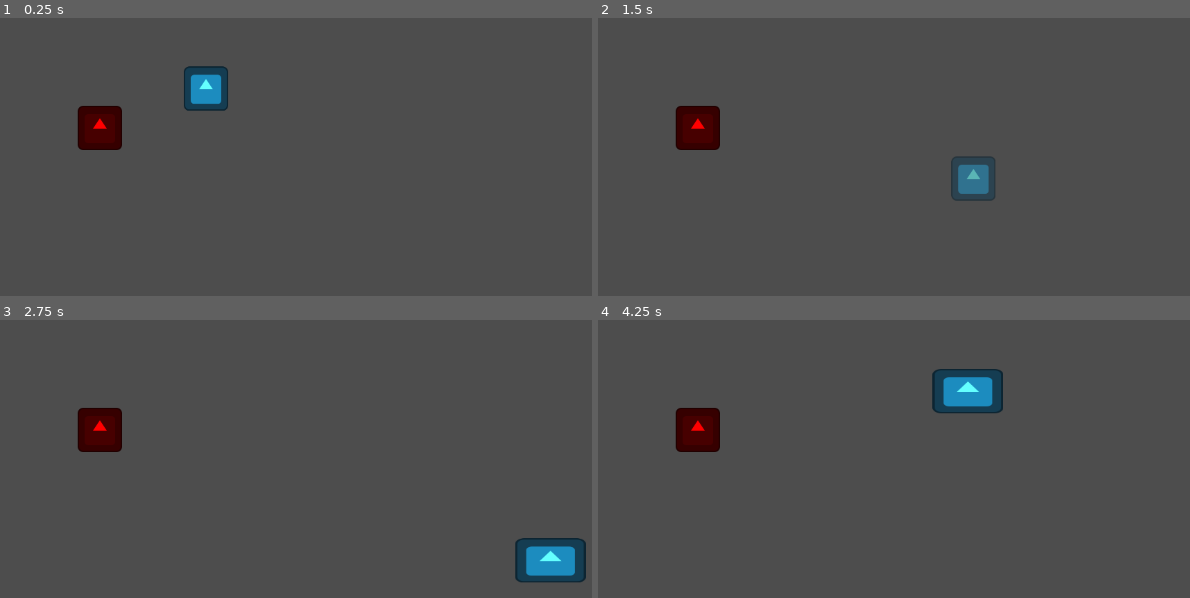
Above: before the commit, frames 1-4 (two rows, left to right).
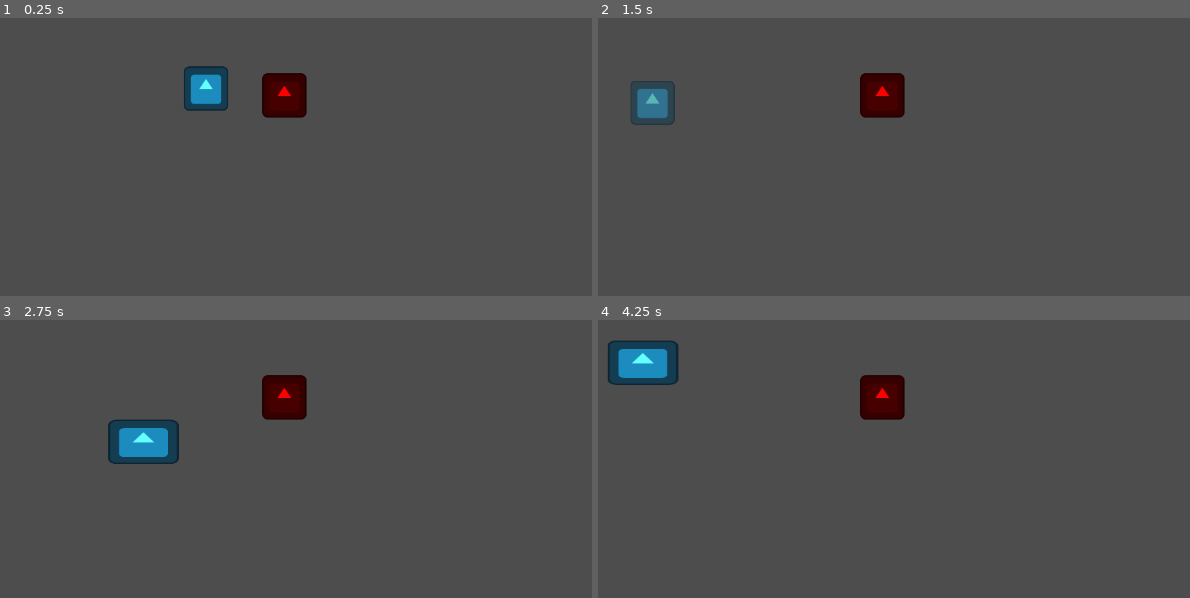
Above: after the commit, the same moments.

Repository: shafayatb/basic-2d-top-down-example
Game: Godot game, scene res://playground.tscn
Two runs of this game, one before a commit and one after it. Both use one fixed random seed, a clock stepped at 60 frames per second and the inputs below. The project has no main scene, so this scene is started directly. The engine's default icon, where the game draws it, is replaced by a stand-in: a white triangle on a blue panel in a dark square.
Inputs:
- Up to frame 1 (0.25 s): no input
- Up to frame 2 (1.5 s): tap Enter at 0.5 s; hold Right (ui_right) 0.53-1.28 s; tap Ctrl (Dash) at 0.6, 1.35 s; hold Down (ui_down) from 1.28 s (still down)
- Up to frame 3 (2.75 s): release Down (ui_down) at 2.03 s; hold Right (ui_right) from 2.03 s (still down); tap Ctrl (Dash) at 2.1 s
- Up to frame 4 (4.25 s): release Right (ui_right) at 2.78 s; hold Up (ui_up) 2.78-3.53 s; tap Ctrl (Dash) at 2.85, 3.6 s; hold Left (ui_left) from 3.53 s (still down)

The runs differ from the first frame. In frame 1, 2.4% of the frame differs, in the area x 13-52%, y 19-48%; in frame 2, 4.7%; in frame 3, 5.9%; in frame 4, 6.2%, in the area x 1-69%, y 7-48%.

Commit message:
6g. Moved knockback logic to its own state machine

Diff:
--- a/enemy.gd
+++ b/enemy.gd
@@ -6,7 +6,7 @@
 var speed: float = 180.0
 
 func _ready() -> void:
-	hit_area.body_entered.connect(hit)
+	hit_area.body_entered.connect(_hit)
 
 func _physics_process(delta: float) -> void:
 	pass
@@ -17,7 +17,8 @@
 		#move_and_slide()
 
 
-func hit(body: Node2D)-> void:
+func _hit(body: Node2D)-> void:
 	if body == player_node:
 		var knockback_direction = (body.global_position - global_position).normalized()
-		body.apply_knockback(knockback_direction, 150.0, 0.12)
+		body.knockback_state.apply_knockback(knockback_direction, 500.0, 0.55)
+		body.state_machine.change_state(StateTypes.State.KNOCKBACK)
--- /dev/null
+++ b/node_state_machine/knockback_state.gd
@@ -0,0 +1,25 @@
+extends State
+
+class_name KnockbackState
+
+const STATE_TYPE = StateTypes.State.KNOCKBACK
+
+var knockback: Vector2 = Vector2.ZERO
+var knockback_timer: float = 0.0
+
+var player: CharacterBody2D
+
+func enter():
+	player = state_machine.get_parent()
+
+func physics_update(delta: float):
+	player.velocity = knockback
+	knockback_timer -= delta
+	if knockback_timer <= 0.0:
+		knockback = Vector2.ZERO
+		state_machine.change_state(StateTypes.State.IDLE)
+	player.move_and_slide()
+
+func apply_knockback(direction: Vector2, force: float, knockback_duration: float) -> void:
+	knockback = direction * force
+	knockback_timer = knockback_duration
--- a/player/player.gd
+++ b/player/player.gd
@@ -3,24 +3,10 @@
 @onready var animation_tree: AnimationTree = $AnimationTree
 @onready var playback: AnimationNodeStateMachinePlayback = \
 	animation_tree.get("parameters/playback")
-
-var knockback: Vector2 = Vector2.ZERO
-var knockback_timer: float = 0.0
+@onready var state_machine: StateMachine = $StateMachine
+@onready var knockback_state: KnockbackState = $StateMachine/KnockbackState
 
 var input_direction: Vector2 = Vector2.ZERO
 
 func _ready() -> void:
 	animation_tree.active = true
-
-func _physics_process(delta: float) -> void:
-	if knockback_timer > 0.0:
-		velocity = knockback
-		knockback_timer -= delta
-		if knockback_timer <= 0.0:
-			knockback = Vector2.ZERO
-
-	move_and_slide()
-
-func apply_knockback(direction: Vector2, force: float, knockback_duration: float) -> void:
-	knockback = direction * force
-	knockback_timer = knockback_duration
--- a/player/player.tscn
+++ b/player/player.tscn
@@ -6,6 +6,7 @@
 [ext_resource type="Script" uid="uid://do8iluil3rmt2" path="res://node_state_machine/walk_state.gd" id="3_sweqy"]
 [ext_resource type="Script" uid="uid://cwere4u6usod4" path="res://node_state_machine/idle_state.gd" id="4_2hs0m"]
 [ext_resource type="Script" uid="uid://cbf6y3vxobj0e" path="res://node_state_machine/dash_state.gd" id="5_1jxqw"]
+[ext_resource type="Script" uid="uid://bvqyy13f111nq" path="res://node_state_machine/knockback_state.gd" id="7_boad6"]
 
 [sub_resource type="RectangleShape2D" id="RectangleShape2D_onrkg"]
 size = Vector2(130, 127)
@@ -49,6 +50,22 @@
 "values": [Color(0.39215687, 1, 1, 1)]
 }
 
+[sub_resource type="Animation" id="Animation_2ieo8"]
+resource_name = "dash"
+length = 0.2
+tracks/0/type = "value"
+tracks/0/imported = false
+tracks/0/enabled = true
+tracks/0/path = NodePath("Icon:modulate")
+tracks/0/interp = 1
+tracks/0/loop_wrap = true
+tracks/0/keys = {
+"times": PackedFloat32Array(0, 0.2),
+"transitions": PackedFloat32Array(1, 1),
+"update": 0,
+"values": [Color(0.39215687, 1, 1, 0.16862746), Color(0.39215687, 1, 1, 1)]
+}
+
 [sub_resource type="Animation" id="Animation_qjkh3"]
 resource_name = "idle"
 loop_mode = 1
@@ -175,22 +192,6 @@
 "transitions": PackedFloat32Array(1, 1),
 "update": 0,
 "values": [Vector2(1, 1), Vector2(1, 1.390625)]
-}
-
-[sub_resource type="Animation" id="Animation_2ieo8"]
-resource_name = "dash"
-length = 0.2
-tracks/0/type = "value"
-tracks/0/imported = false
-tracks/0/enabled = true
-tracks/0/path = NodePath("Icon:modulate")
-tracks/0/interp = 1
-tracks/0/loop_wrap = true
-tracks/0/keys = {
-"times": PackedFloat32Array(0, 0.2),
-"transitions": PackedFloat32Array(1, 1),
-"update": 0,
-"values": [Color(0.39215687, 1, 1, 0.16862746), Color(0.39215687, 1, 1, 1)]
 }
 
 [sub_resource type="AnimationLibrary" id="AnimationLibrary_rgyib"]
@@ -337,6 +338,10 @@
 script = ExtResource("5_1jxqw")
 metadata/_custom_type_script = "uid://cbf6y3vxobj0e"
 
+[node name="KnockbackState" type="Node" parent="StateMachine"]
+script = ExtResource("7_boad6")
+metadata/_custom_type_script = "uid://bvqyy13f111nq"
+
 [node name="AnimationPlayer" type="AnimationPlayer" parent="."]
 libraries = {
 &"": SubResource("AnimationLibrary_rgyib")
--- a/playground.tscn
+++ b/playground.tscn
@@ -9,4 +9,4 @@
 position = Vector2(297, 146)
 
 [node name="Enemy" parent="." instance=ExtResource("2_wt17y")]
-position = Vector2(144, 202)
+position = Vector2(410, 155)
--- a/script_player/state_types.gd
+++ b/script_player/state_types.gd
@@ -4,5 +4,6 @@
 enum State {
 	IDLE,
 	MOVE,
-	DASH
+	DASH,
+	KNOCKBACK
 }
Not shown, added: node_state_machine/knockback_state.gd.uid
Not shown: 1 places in player/player.tscn that only renumber resources
